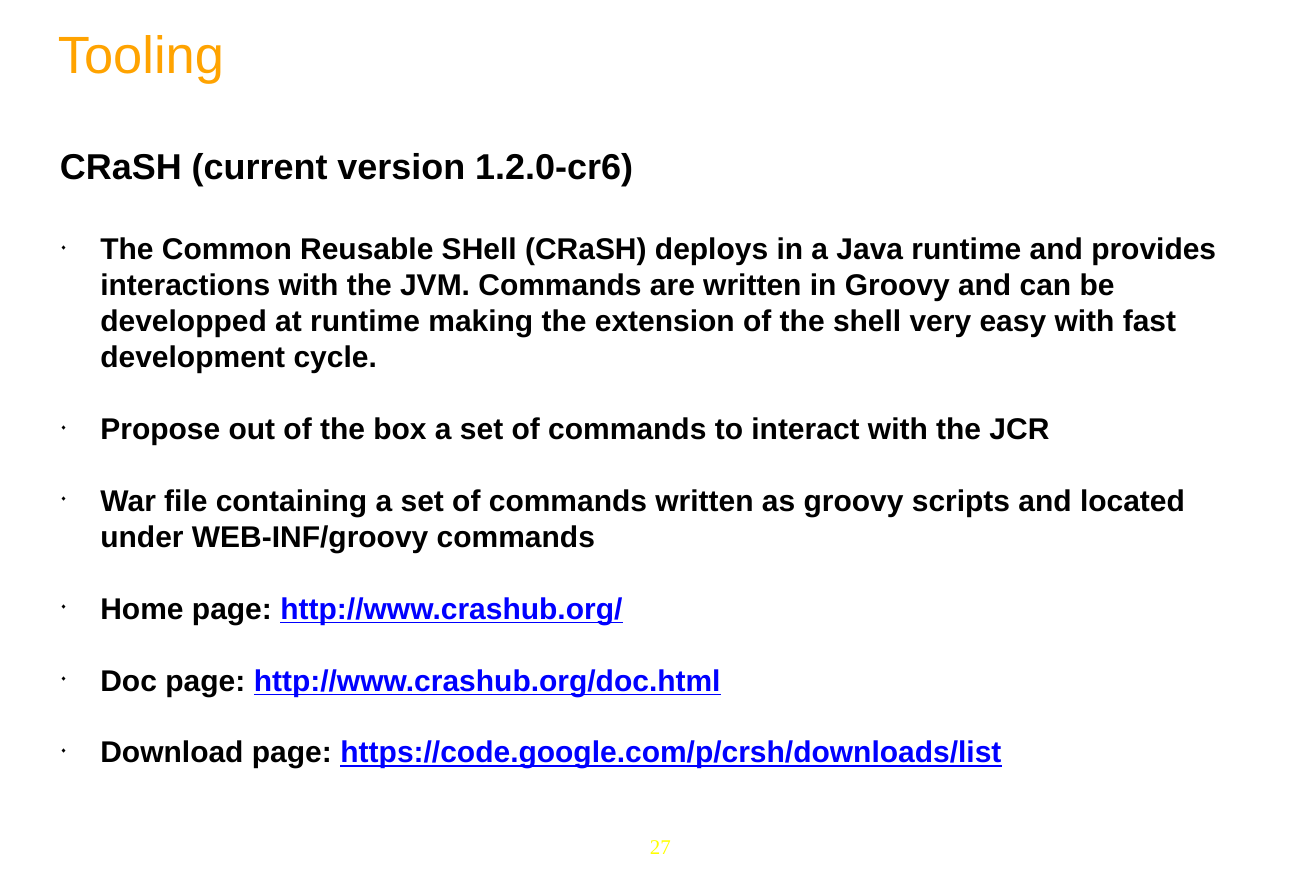
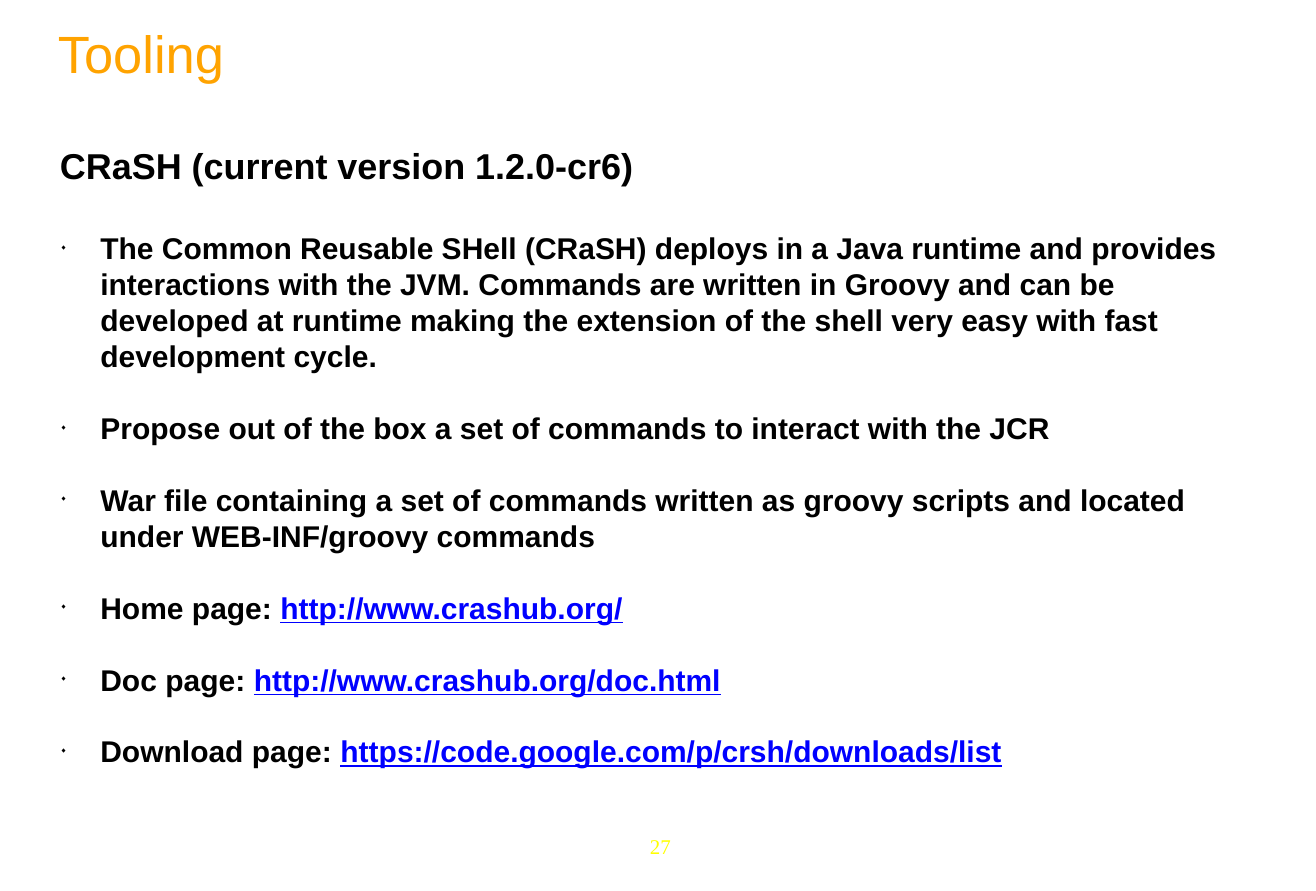
Before and after one commit to anhvurz90/training, a slide deck: slide 27 of JPP6-JCR/Day-4.pptx. Drawn at 1316x891 pixels with LibreOffice and Linux fonts; fonts in the diff are those of the drawing; background and template pictures are left out. Boxes give left, top, right and bottom in pixels: in the first picture for what was removed or moved away, otherwise in the second. Text is boxed around its words. In the diff, an @@ line names an element or a change of style, - is before the commit and + after.

```diff
--- a/JPP6-JCR/Day-4.pptx
+++ b/JPP6-JCR/Day-4.pptx
@@ text at (100, 237, 1216, 373): text changed @@
-◆ The Common Reusable SHell (CRaSH) deploys in a Java runtime and provides interactions with the JVM. Commands are written in Groovy and can be developped at runtime making the extension of the shell very easy with fast development cycle.
+◆ The Common Reusable SHell (CRaSH) deploys in a Java runtime and provides interactions with the JVM. Commands are written in Groovy and can be developed at runtime making the extension of the shell very easy with fast development cycle.
```
Also in this commit, not shown: 14 other slides changed, 3 other files.
